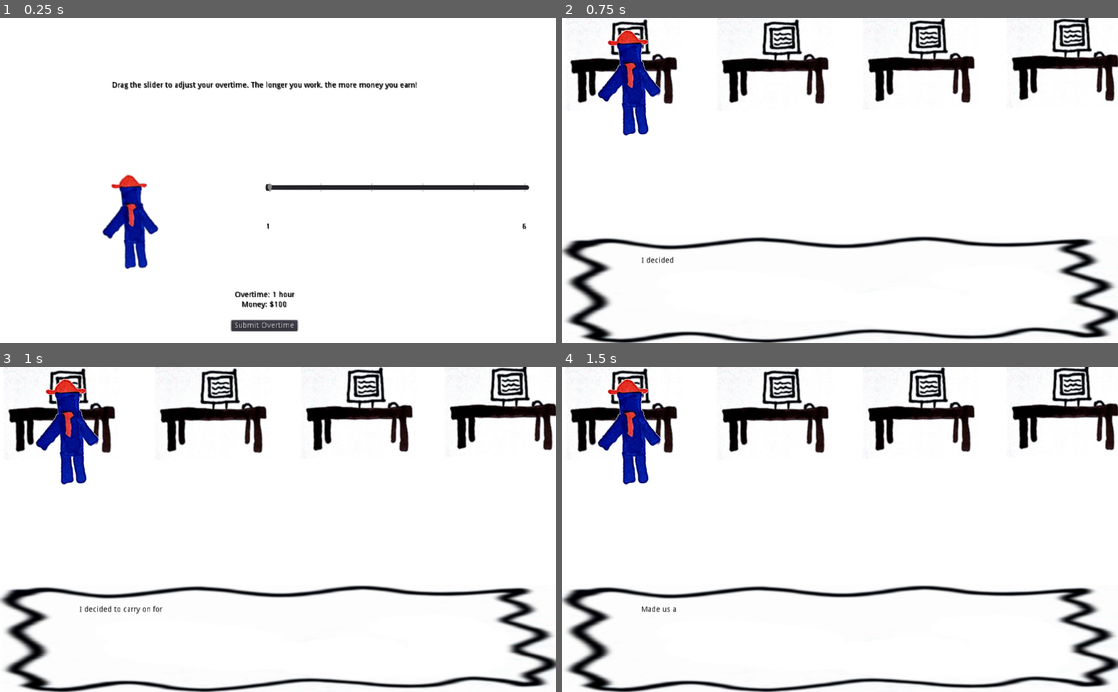
Above: before the commit, frames 1-4 (two rows, left to right).
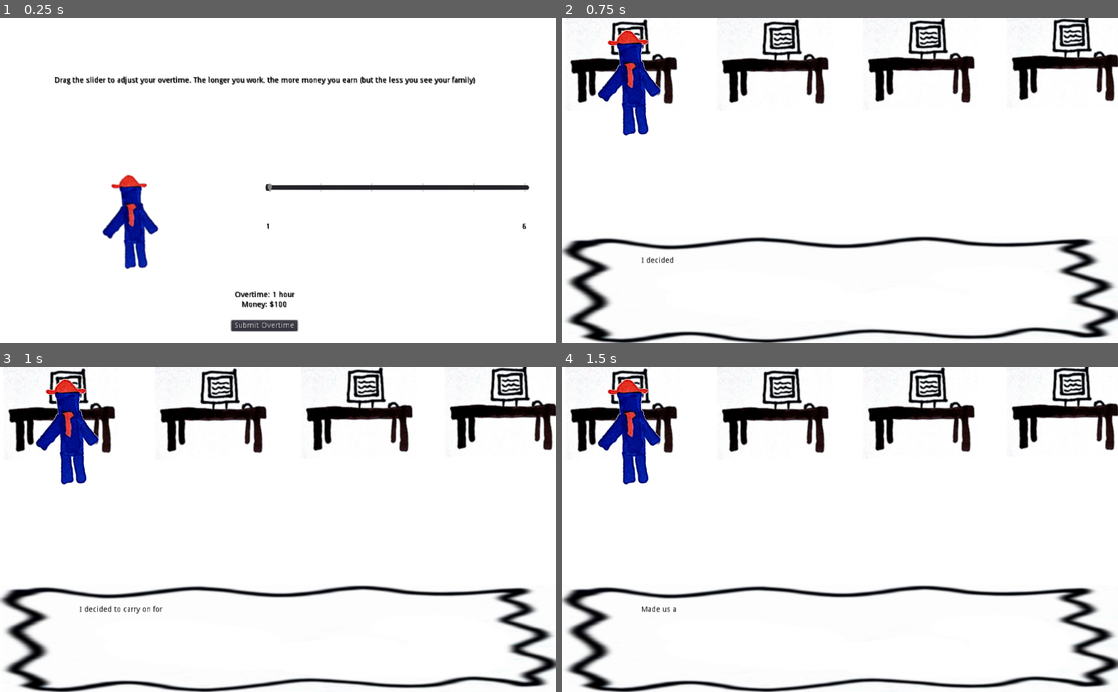
Above: after the commit, the same moments.

Repository: Dvlv/ld43
Game: Godot game, scene res://scenes/WorkAmount.tscn
Same seed, same stepped clock (60 frames per second), same inputs: the game is played once before the commit and once after it. Before the commit the project has no main scene; this scene is started directly in both runs.
Inputs (mouse positions are in pixels of both pictures, inside the frame that each line leads up to):
- Up to frame 1 (0.25 s): no input
- Up to frame 2 (0.75 s): click "Submit Overtime" at 0.5 s
- Up to frame 3 (1 s): no input
- Up to frame 4 (1.5 s): tap Enter (ui_accept) at 1.25 s; move the mouse to (834, 633) at 1.27 s; hold Right (ui_right) from 1.28 s (still down)

The runs differ from the first frame. In frame 1, 1.5% of the frame differs, in the area x 9-86%, y 17-23%; in frame 2, nothing differs; in frame 3, nothing differs; in frame 4, nothing differs.

Commit message:
title and logo

Diff:
--- a/project.godot
+++ b/project.godot
@@ -11,6 +11,7 @@
 [application]
 
 config/name="ld43"
+run/main_scene="res://scenes/Title.tscn"
 config/icon="res://icon.png"
 
 [autoload]
--- a/scenes/Intro.tscn
+++ b/scenes/Intro.tscn
@@ -3,7 +3,7 @@
 [ext_resource path="res://scripts/Intro.gd" type="Script" id=1]
 [ext_resource path="res://scenes/DialogueBox.tscn" type="PackedScene" id=2]
 
-[node name="Intro" type="Node2D" index="0"]
+[node name="Intro" type="Node2D"]
 
 script = ExtResource( 1 )
 
--- a/scenes/RichEnding.tscn
+++ b/scenes/RichEnding.tscn
@@ -3,7 +3,7 @@
 [ext_resource path="res://scripts/RichEnding.gd" type="Script" id=1]
 [ext_resource path="res://scenes/DialogueBox.tscn" type="PackedScene" id=2]
 
-[node name="RichEnd" type="Node2D" index="0"]
+[node name="RichEnd" type="Node2D"]
 
 script = ExtResource( 1 )
 
@@ -19,5 +19,5 @@
 
 [node name="Background" type="Sprite" parent="." index="1"]
 
-position = Vector2( 512, 175 )
+position = Vector2( 512, 200 )
 _sections_unfolded = [ "Transform" ]
--- a/scenes/Thanks.tscn
+++ b/scenes/Thanks.tscn
@@ -1,6 +1,8 @@
-[gd_scene format=2]
+[gd_scene load_steps=2 format=2]
 
-[node name="Thanks" type="Node2D" index="0"]
+[ext_resource path="res://assets/logo.png" type="Texture" id=1]
+
+[node name="Thanks" type="Node2D"]
 
 [node name="Label" type="Label" parent="." index="0"]
 
@@ -18,12 +20,18 @@
 mouse_default_cursor_shape = 0
 size_flags_horizontal = 1
 size_flags_vertical = 4
+custom_colors/font_color = Color( 0, 0, 0, 1 )
 text = "Thanks for playing!"
 align = 1
 percent_visible = 1.0
 lines_skipped = 0
 max_lines_visible = -1
 _sections_unfolded = [ "Theme", "custom_colors", "custom_constants", "custom_fonts", "custom_styles" ]
+
+[node name="logo" type="Sprite" parent="Label" index="0"]
+
+position = Vector2( 73.8499, 137.688 )
+texture = ExtResource( 1 )
 
 [node name="Label3" type="Label" parent="." index="1"]
 
@@ -41,6 +49,7 @@
 mouse_default_cursor_shape = 0
 size_flags_horizontal = 1
 size_flags_vertical = 4
+custom_colors/font_color = Color( 0, 0, 0, 1 )
 text = "The End"
 align = 1
 percent_visible = 1.0
@@ -64,6 +73,7 @@
 mouse_default_cursor_shape = 0
 size_flags_horizontal = 1
 size_flags_vertical = 4
+custom_colors/font_color = Color( 0, 0, 0, 1 )
 text = "Made in 48 hours for Ludum Dare 43."
 align = 1
 percent_visible = 1.0
--- /dev/null
+++ b/scenes/Title.tscn
@@ -0,0 +1,63 @@
+[gd_scene load_steps=3 format=2]
+
+[ext_resource path="res://scripts/Title.gd" type="Script" id=1]
+[ext_resource path="res://assets/logo.png" type="Texture" id=2]
+
+[node name="Node2D" type="Node2D" index="0"]
+
+script = ExtResource( 1 )
+
+[node name="logo" type="Sprite" parent="." index="0"]
+
+position = Vector2( 520.621, 184.831 )
+texture = ExtResource( 2 )
+
+[node name="Button" type="Button" parent="." index="1"]
+
+anchor_left = 0.0
+anchor_top = 0.0
+anchor_right = 0.0
+anchor_bottom = 0.0
+margin_left = 458.0
+margin_top = 329.0
+margin_right = 567.0
+margin_bottom = 374.0
+rect_pivot_offset = Vector2( 0, 0 )
+rect_clip_content = false
+focus_mode = 2
+mouse_filter = 0
+mouse_default_cursor_shape = 0
+size_flags_horizontal = 1
+size_flags_vertical = 1
+toggle_mode = false
+enabled_focus_mode = 2
+shortcut = null
+group = null
+text = "Begin"
+flat = false
+align = 1
+
+[node name="Label" type="Label" parent="." index="2"]
+
+anchor_left = 0.0
+anchor_top = 0.0
+anchor_right = 0.0
+anchor_bottom = 0.0
+margin_left = 343.0
+margin_top = 257.0
+margin_right = 678.0
+margin_bottom = 271.0
+rect_pivot_offset = Vector2( 0, 0 )
+rect_clip_content = false
+mouse_filter = 2
+mouse_default_cursor_shape = 0
+size_flags_horizontal = 1
+size_flags_vertical = 4
+custom_colors/font_color = Color( 0, 0, 0, 1 )
+text = "A story game created in 48 hours for Ludum Dare 43"
+percent_visible = 1.0
+lines_skipped = 0
+max_lines_visible = -1
+_sections_unfolded = [ "custom_colors" ]
+
+[connection signal="pressed" from="Button" to="." method="_on_Button_pressed"]
--- a/scenes/WorkAmount.tscn
+++ b/scenes/WorkAmount.tscn
@@ -4,7 +4,7 @@
 [ext_resource path="res://assets/bgs/me-uniform.png" type="Texture" id=2]
 [ext_resource path="res://assets/bgs/wife-uniform.png" type="Texture" id=3]
 
-[node name="WorkAmount" type="Control"]
+[node name="WorkAmount" type="Control" index="0"]
 
 anchor_left = 0.0
 anchor_top = 0.0
@@ -57,9 +57,9 @@
 anchor_right = 0.0
 anchor_bottom = 0.0
 margin_left = 8.0
-margin_top = 60.0
-margin_right = 975.0
-margin_bottom = 74.0
+margin_top = 51.0
+margin_right = 975.0
+margin_bottom = 82.0
 rect_pivot_offset = Vector2( 0, 0 )
 rect_clip_content = false
 mouse_filter = 2
@@ -68,7 +68,8 @@
 size_flags_vertical = 4
 custom_colors/font_color = Color( 0, 0, 0, 1 )
 custom_colors/font_color_shadow = Color( 0, 0, 0, 1 )
-text = "Drag the slider to adjust your overtime. The longer you work, the more money you earn!"
+text = "Drag the slider to adjust your overtime. The longer you work, the more money you earn (but the less you see your family)
+"
 align = 1
 percent_visible = 1.0
 lines_skipped = 0
--- a/scenes/memory/memory.tscn
+++ b/scenes/memory/memory.tscn
@@ -17,7 +17,10 @@
 
 [node name="DialogueBox" parent="CanvasLayer" index="0" instance=ExtResource( 2 )]
 
-[node name="Sprite" type="Sprite" parent="." index="1"]
+[node name="Background" type="Sprite" parent="." index="1"]
+
+position = Vector2( 512, 175 )
+_sections_unfolded = [ "Transform" ]
 
 [node name="Yesno" type="Control" parent="." index="2"]
 
@@ -117,7 +120,6 @@
 
 [node name="Question1" type="Control" parent="." index="3"]
 
-editor/display_folded = true
 visible = false
 anchor_left = 0.0
 anchor_top = 0.0
@@ -180,10 +182,12 @@
 mouse_default_cursor_shape = 0
 size_flags_horizontal = 1
 size_flags_vertical = 4
+custom_colors/font_color = Color( 0, 0, 0, 1 )
 text = "Mike has gone to"
 percent_visible = 1.0
 lines_skipped = 0
 max_lines_visible = -1
+_sections_unfolded = [ "custom_colors" ]
 
 [node name="Button" type="Button" parent="Question1/CenterContainer/VBoxContainer" index="1"]
 
@@ -259,7 +263,6 @@
 
 [node name="Question2" type="Control" parent="." index="4"]
 
-editor/display_folded = true
 visible = false
 anchor_left = 0.0
 anchor_top = 0.0
@@ -322,10 +325,12 @@
 mouse_default_cursor_shape = 0
 size_flags_horizontal = 1
 size_flags_vertical = 4
+custom_colors/font_color = Color( 0, 0, 0, 1 )
 text = "He is there to meet"
 percent_visible = 1.0
 lines_skipped = 0
 max_lines_visible = -1
+_sections_unfolded = [ "custom_colors" ]
 
 [node name="Button" type="Button" parent="Question2/CenterContainer/VBoxContainer" index="1"]
 
@@ -401,7 +406,6 @@
 
 [node name="Question3" type="Control" parent="." index="5"]
 
-editor/display_folded = true
 visible = false
 anchor_left = 0.0
 anchor_top = 0.0
@@ -464,10 +468,12 @@
 mouse_default_cursor_shape = 0
 size_flags_horizontal = 1
 size_flags_vertical = 4
+custom_colors/font_color = Color( 0, 0, 0, 1 )
 text = "This trip will cost us"
 percent_visible = 1.0
 lines_skipped = 0
 max_lines_visible = -1
+_sections_unfolded = [ "custom_colors" ]
 
 [node name="Button" type="Button" parent="Question3/CenterContainer/VBoxContainer" index="1"]
 
@@ -543,7 +549,6 @@
 
 [node name="Question4" type="Control" parent="." index="6"]
 
-editor/display_folded = true
 visible = false
 anchor_left = 0.0
 anchor_top = 0.0
@@ -606,10 +611,12 @@
 mouse_default_cursor_shape = 0
 size_flags_horizontal = 1
 size_flags_vertical = 4
+custom_colors/font_color = Color( 0, 0, 0, 1 )
 text = "We could make"
 percent_visible = 1.0
 lines_skipped = 0
 max_lines_visible = -1
+_sections_unfolded = [ "custom_colors" ]
 
 [node name="Button" type="Button" parent="Question4/CenterContainer/VBoxContainer" index="1"]
 
--- /dev/null
+++ b/scripts/Title.gd
@@ -0,0 +1,7 @@
+extends Node2D
+
+
+
+func _on_Button_pressed():
+	var i = load("res://scenes/Intro.tscn")
+	get_tree().change_scene_to(i)
--- a/scripts/WorkAmount.gd
+++ b/scripts/WorkAmount.gd
@@ -59,7 +59,7 @@
 		next_scene = load("res://scenes/wednesday.tscn")
 	elif my_global_script.current_day == "wed":
 		next_scene = load("res://scenes/thursday.tscn")
-	elif my_global_script.current_day == "thursday":
+	elif my_global_script.current_day == "thurs":
 		next_scene = load("res://scenes/friday.tscn")
 
 	get_tree().change_scene_to(next_scene)
--- a/scripts/friday.gd
+++ b/scripts/friday.gd
@@ -51,22 +51,22 @@
 
 func wife_worked():
 	if my_global_script.wife_recent_ot > 0:
-		return "Poor thing just found out she's pregnant and is already working like crazy."
+		return "Poor thing just found out she's pregnant and was already working like crazy."
 	else:
-		return "It's probably a good thing she isn't staying late with me."
+		return "It was probably a good thing she wasn't staying late with me."
 
 func guilt():
 	if my_global_script.recent_overtime > 3:
-		return "Am I a bad person for not feeling as guilty as her?"
+		return "Was I a bad person for not feeling as guilty as her?"
 	else:
-		return "The night before I spent some time with both of them - making sure not to let work get in the way of family."
+		return "The night before I'd spent some time with both of them - making sure not to let work get in the way of family."
 
 
 func money_check():
 	if my_global_script.money > 1600:
-		return "I'm feeling pretty good about it. I should have done enough to get by."
+		return "I was feeling pretty good about it. I should've had enough to get by."
 	else:
-		return "I worry if I will make it. Could I have worked harder? Should I have done more overtime?"
+		return "I worried if I would make it. Could I have worked harder? Should I have done more overtime?"
 
 
 func go_to_minigame_scene():
--- a/scripts/memory.gd
+++ b/scripts/memory.gd
@@ -1,6 +1,4 @@
-extends Node2D
-
-signal finished_displaying
+extends "res://scripts/ChangesBg.gd"
 
 onready var DIALOGUE = $CanvasLayer/DialogueBox
 
@@ -16,6 +14,7 @@
 	$Yesno.visible = false
 
 	my_global_script.animated_scene([
+	{"target": self, "method": "change_bg_to", "args": ["office-wife"]},
 		{"target": DIALOGUE, "method": "show_dialogue", "args": ["\"Hi Honey\""]},
 		{"target": DIALOGUE, "method": "show_dialogue", "args": ["\"I just spoke to Mike about his business trip.\""]},
 		{"target": DIALOGUE, "method": "show_dialogue", "args": ["\"He said he needs you to explain the situation to his boss.\""]},
@@ -45,6 +44,7 @@
 
 	my_global_script.animated_scene([
 		{"target": DIALOGUE, "method": "show_dialogue", "args": ["\"Great! I'll go get his boss.\""]},
+		{"target": self, "method": "change_bg_to", "args": ["me-mike-boss"]},
 		{"target": DIALOGUE, "method": "show_dialogue", "args": ["\"Hey there. Your wife said you could tell me all about Mike's trip.\""]},
 		{"target": DIALOGUE, "method": "show_dialogue", "args": ["\"Where's he gone?\""]},
 		{"target": DIALOGUE, "method": "show_dialogue", "args": ["\"Why is he there?\""]},
@@ -85,6 +85,7 @@
 func results():
 	my_global_script.animated_scene([
 		{"target": DIALOGUE, "method": "show_dialogue", "args": ["\"Hmm. Okay thanks. That's helpful information.\""]},
+		{"target": self, "method": "change_bg_to", "args": ["office-wife"]},
 		{"target": DIALOGUE, "method": "show_dialogue", "args": ["\"Hey there honey. Did you tell Mike's boss everything I told you?\""]},
 		{"target": DIALOGUE, "method": "show_dialogue", "args": [was_successful()]},
 		{"target": self, "method": "resume_thursday", "args": []},
--- a/scripts/thursday.gd
+++ b/scripts/thursday.gd
@@ -11,8 +11,6 @@
 		scene_intro()
 	else:
 		scene_after_minigame()
-
-	print(my_global_script.thursday_minigame_done)
 
 
 func scene_intro():
--- a/scripts/tuesday.gd
+++ b/scripts/tuesday.gd
@@ -33,6 +33,7 @@
 		{"target": DIALOGUE, "method": "show_dialogue", "args": ["\"Pitch is tomorrow. Knock em out, champ!\""]},
 		{"target": self, "method": "change_bg_to", "args": ["office-full"]},
 		{"target": DIALOGUE, "method": "show_dialogue", "args": ["Sounded like the boss really needed me. And I figured everyone at home was fine with me staying late again."]},
+		{"target": self, "method": "go_to_minigame_scene", "args": []},
 	])
 
 
@@ -72,3 +73,8 @@
 
 func go_to_amount_scene():
 	get_tree().change_scene_to(NEXT_SCENE)
+
+
+func go_to_minigame_scene():
+	var minigame = load("res://scenes/buildbid/BuildBid.tscn")
+	get_tree().change_scene_to(minigame)
--- a/scripts/wednesday.gd
+++ b/scripts/wednesday.gd
@@ -34,6 +34,7 @@
 		{"target": self, "method": "change_bg_to", "args": ["me-car"]},
 		{"target": DIALOGUE, "method": "show_dialogue", "args": ["On the way into work, it hit me like a ton of bricks. "]},
 		{"target": DIALOGUE, "method": "show_dialogue", "args": ["My wife can't work while pregnant. The fumes produced by those machines can wreak havoc on the baby."]},
+		{"target": self, "method": "go_to_drive_scene", "args": []},
 	])
 
 
@@ -68,6 +69,7 @@
 		{"target": self, "method": "change_bg_to", "args": ["office-wife"]},
 		{"target": DIALOGUE, "method": "show_dialogue", "args": ["She dropped the little one over with her parents and came in at lunch."]},
 		{"target": DIALOGUE, "method": "show_dialogue", "args": ["It was nice seeing her, felt like the most I'd seen her all week. Probably was."]},
+		{"target": self, "method": "go_to_minigame_scene", "args": []},
 	])
 
 
@@ -92,3 +94,12 @@
 
 func go_to_amount_scene():
 	get_tree().change_scene_to(NEXT_SCENE)
+
+
+func go_to_minigame_scene():
+	var minigame = load("res://scenes/papersort/PaperSort.tscn")
+	get_tree().change_scene_to(minigame)
+
+func go_to_drive_scene():
+	var minigame = load("res://scenes/drive/drive.tscn")
+	get_tree().change_scene_to(minigame)
Binary file added: assets/bgs/me-mike-boss.png
Not shown, changed: assets/bgs/me-mike-boss.png.import
Binary file added: assets/logo.png
Not shown, changed: assets/logo.png.import
Binary file removed: assets/scans/New Doc 2018-12-02 08.png
Not shown, removed: assets/scans/New Doc 2018-12-02 08.png.import
Binary file removed: assets/scans/pg2.png
Not shown, removed: assets/scans/pg2.png.import
Binary file removed: assets/scans/pg3.png
Binary file removed: assets/scans/pg4.png
Not shown, removed: assets/scans/pg4.png.import
Binary file removed: assets/scans/pg5.png
